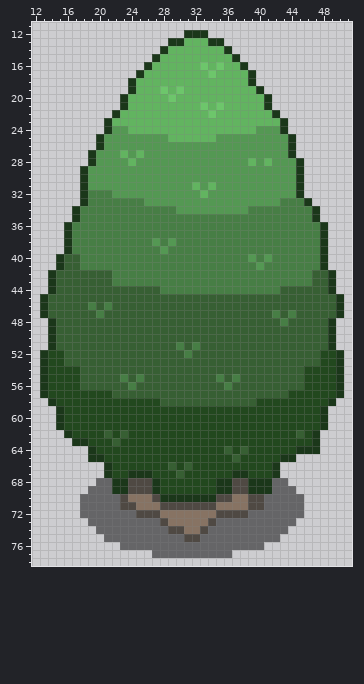
Pixel-art file, stored at Assets/_Project/Art/Aseprite/World Assets/ASE Tree.aseprite. Above is the file before it was changed.
64x80 pixels, 1 frame. Shown: x 12..51, y 11..78.
Once edited:
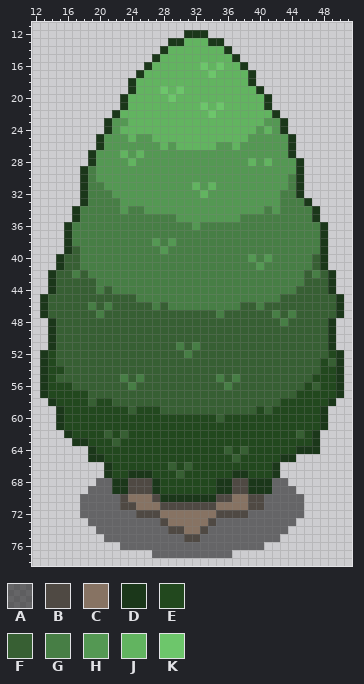
Palette (. is transparent): A #00000081  B #4f4943  C #877363  D #1b371a  E #22481e  F #375f33  G #477e45  H #549853  J #62b460  K #6dc66b
Difference:
Layer "Tree":
y 23: x 22..23 JJ -> HH; x 41..42 JJ -> HH
y 24: x 23 H -> J; x 41 H -> J
y 25: x 24 H -> J; x 27..28 HH -> JJ; x 35..38 HHHH -> JJJJ
y 26: x 28 H -> J; x 30..34 HHHHH -> JJJJJ; x 37 H -> J
y 29: x 19 H -> G
y 30: x 19 H -> G; x 44 H -> G
y 31: x 19..20 HH -> GG; x 44 H -> G
y 32: x 43..44 HH -> GG
y 33: x 23..25 GGG -> HHH
y 34: x 23 G -> H; x 26..29 GGGG -> HHHH; x 39..40 GG -> HH; x 42 G -> H
y 35: x 30..37 GGGGGGGG -> HHHHHHHH
y 36: x 32 G -> H
y 39: x 17 G -> F
y 40..41: x 47 G -> F
y 42: x 17 F -> G; x 19..21 FFF -> GGG; x 46..47 GF -> FG
y 43: x 20..21 FF -> GG; x 46 G -> F
y 44: x 20 F -> G; x 22..27 FFFFFF -> GGGGGG; x 43..44 FF -> GG
y 45: x 25..42 FFFFFFFFFFFFFFFFFF -> GGGGGGGGGGGGGGGGGG
y 46: x 27 F -> G; x 29..37 FFFFFFFFF -> GGGGGGGGG; x 40 F -> G
y 47: x 35 F -> G
y 52: x 15 E -> F; x 48 E -> F
y 53: x 15 E -> F; x 49 E -> F
y 54: x 16..17 EE -> FF; x 46..47 EE -> FF
y 55: x 15..17 EEE -> FFF; x 46 E -> F
y 56: x 17 E -> F; x 47 E -> F
y 57: x 19..21 EEE -> FFF; x 44 E -> F
y 58: x 19 E -> F; x 22..27 EEEEEE -> FFFFFF; x 40..42 EEE -> FFF
y 59: x 24 E -> F; x 28..39 EEEEEEEEEEEE -> FFFFFFFFFFFF; x 41 E -> F
y 60: x 35 E -> F
